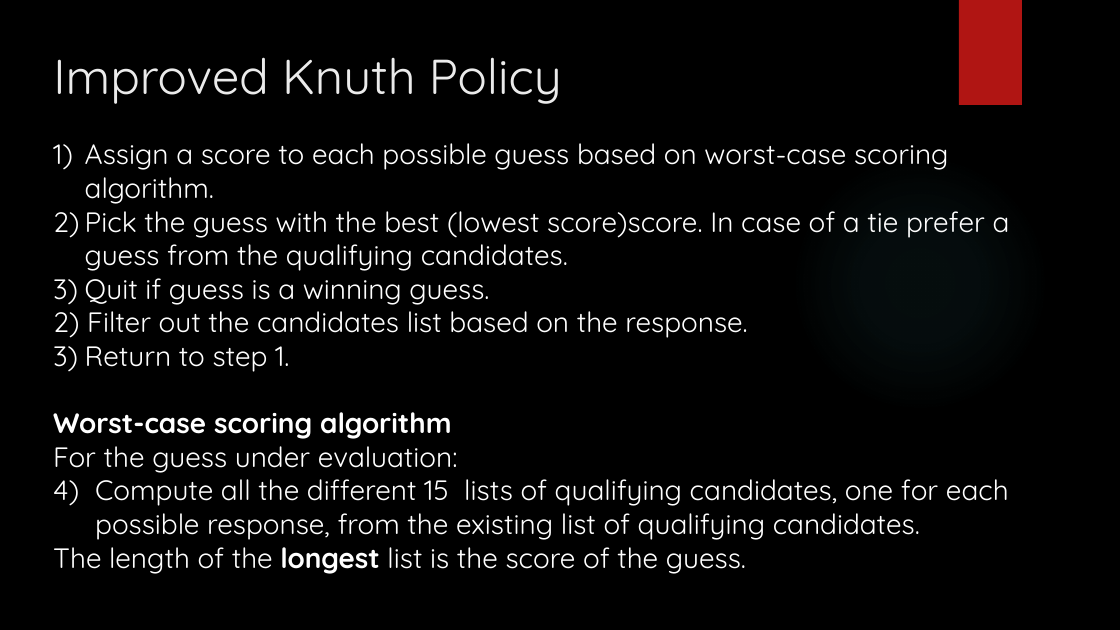
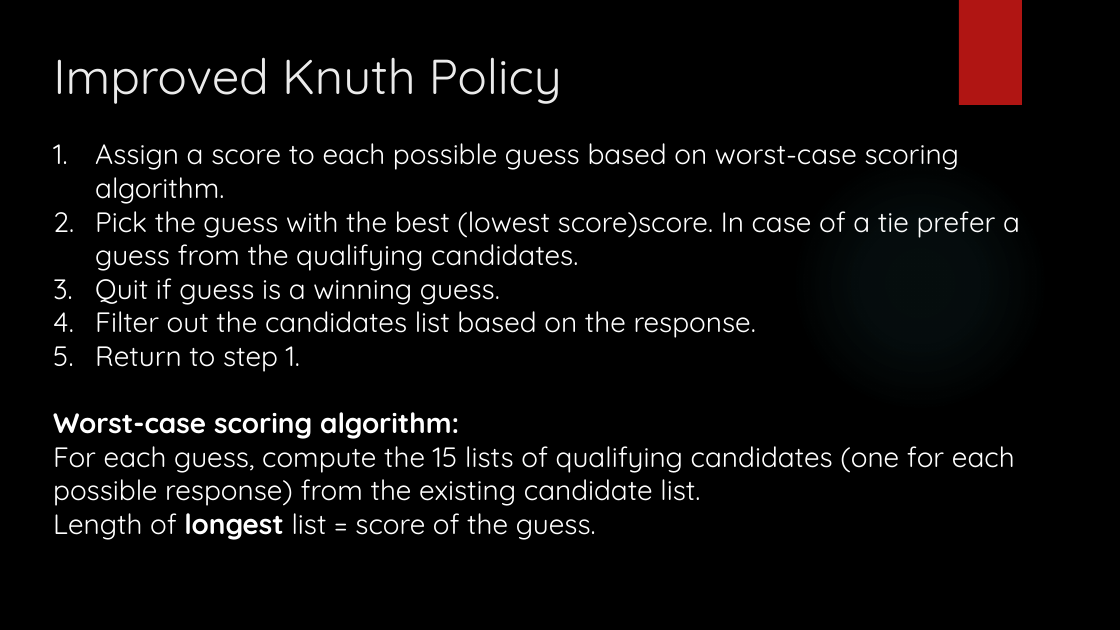
Before and after one commit to gilsh2/final_ai_project, a slide deck: slide 10 of ai_final_project_mastermind.pptx. Drawn at 1120x630 pixels with LibreOffice and Linux fonts; fonts in the diff are those of the drawing; background and template pictures are left out. Boxes give left, top, right and bottom in pixels: in the first picture for what was removed or moved away, otherwise in the second. Text is boxed around its words. In the diff, an @@ line names an element or a change of style, - is before the commit and + after.

Commit message:
More changes to presentation 2

```diff
--- a/ai_final_project_mastermind.pptx
+++ b/ai_final_project_mastermind.pptx
@@ text at (95,143,1020,372): bullet 1) to 1. @@
@@ text at (95,304,756,338): text changed @@
-2) Filter out the candidates list based on the response.
+4. Filter out the candidates list based on the response.
@@ text at (53,412,1015,540): text changed @@
-Worst-case scoring algorithm
-For the guess under evaluation:
-1) Compute all the different 15 lists of qualifying candidates, one for each possible response, from the existing list of qualifying candidates.
-The length of the longest list is the score of the guess.
+Worst-case scoring algorithm:
+For each guess, compute the 15 lists of qualifying candidates (one for each possible response) from the existing candidate list.
+Length of longest list = score of the guess.
```
Also in this commit, not shown: 5 other slides changed.
